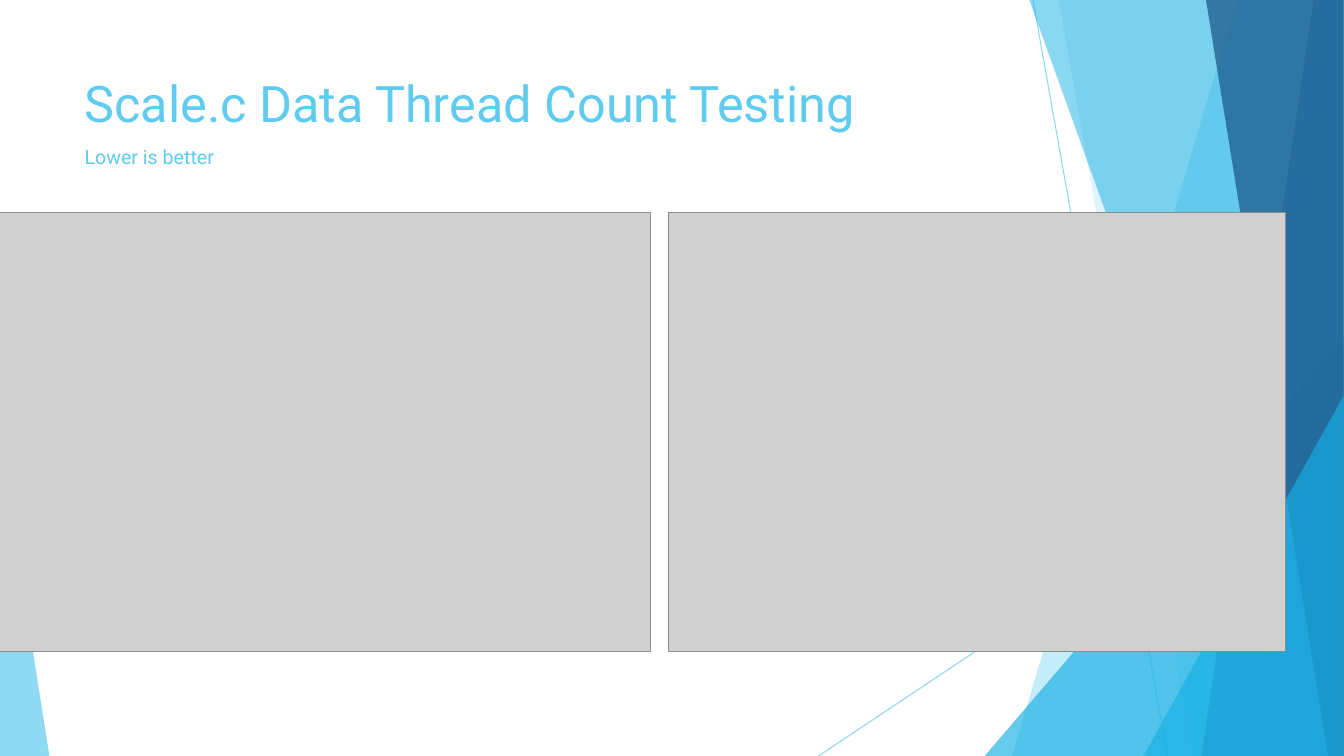
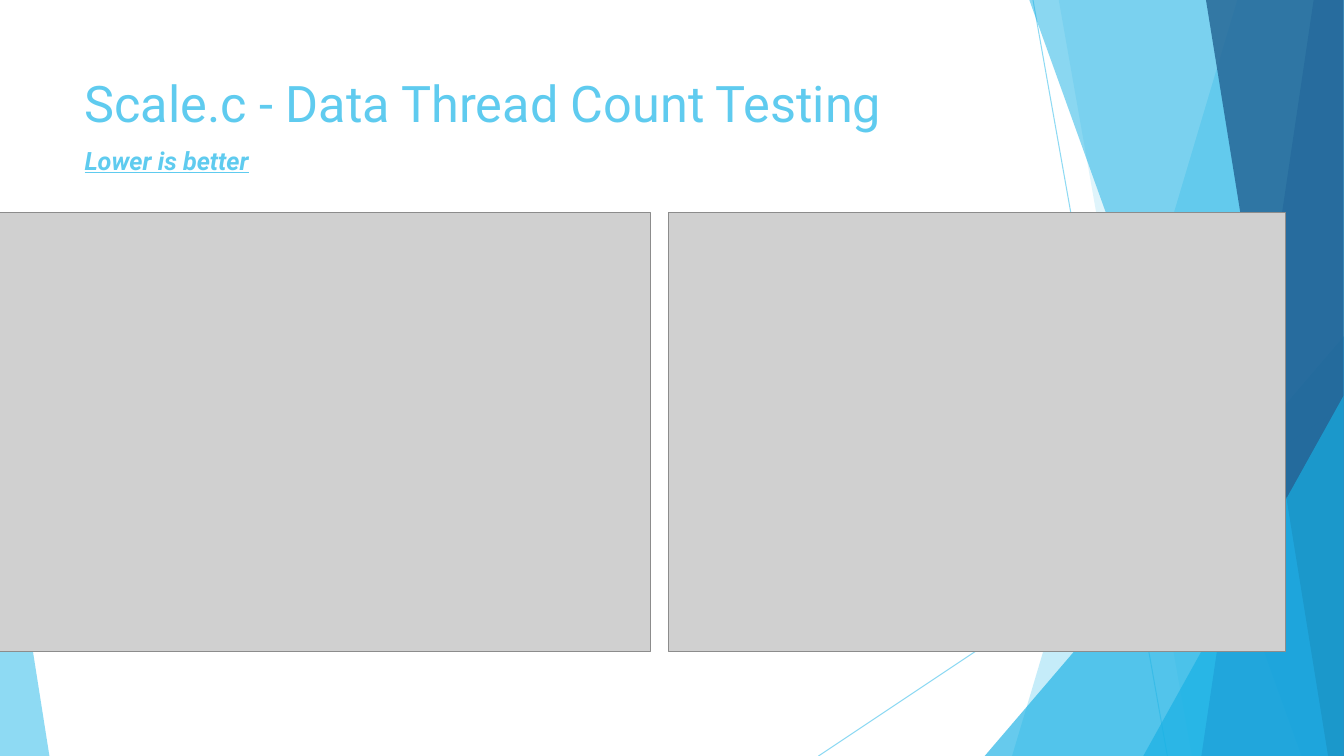
Before and after one commit to Cnh1116/Computer-Architecture-Project, a slide deck: slide 8 of Project Presentation.pptx (slide 7 before the commit). Drawn at 1344x756 pixels with LibreOffice and Linux fonts; fonts in the diff are those of the drawing; grey boxes stand for pictures. Boxes give left, top, right and bottom in pixels: in the first picture for what was removed or moved away, otherwise in the second. Text is boxed around its words. In the diff, an @@ line names an element or a change of style, - is before the commit and + after.

```diff
--- a/Project Presentation.pptx
+++ b/Project Presentation.pptx
@@ title at (85,84,881,133): text changed @@
-Scale.c Data Thread Count Testing
+Scale.c - Data Thread Count Testing
@@ text "Lower is better" at (85,151,249,173): size 14 to 18 pt, bold on, italic on, underline on @@
```
Also in this commit, not shown: 7 other slides changed, 1 slide added.
